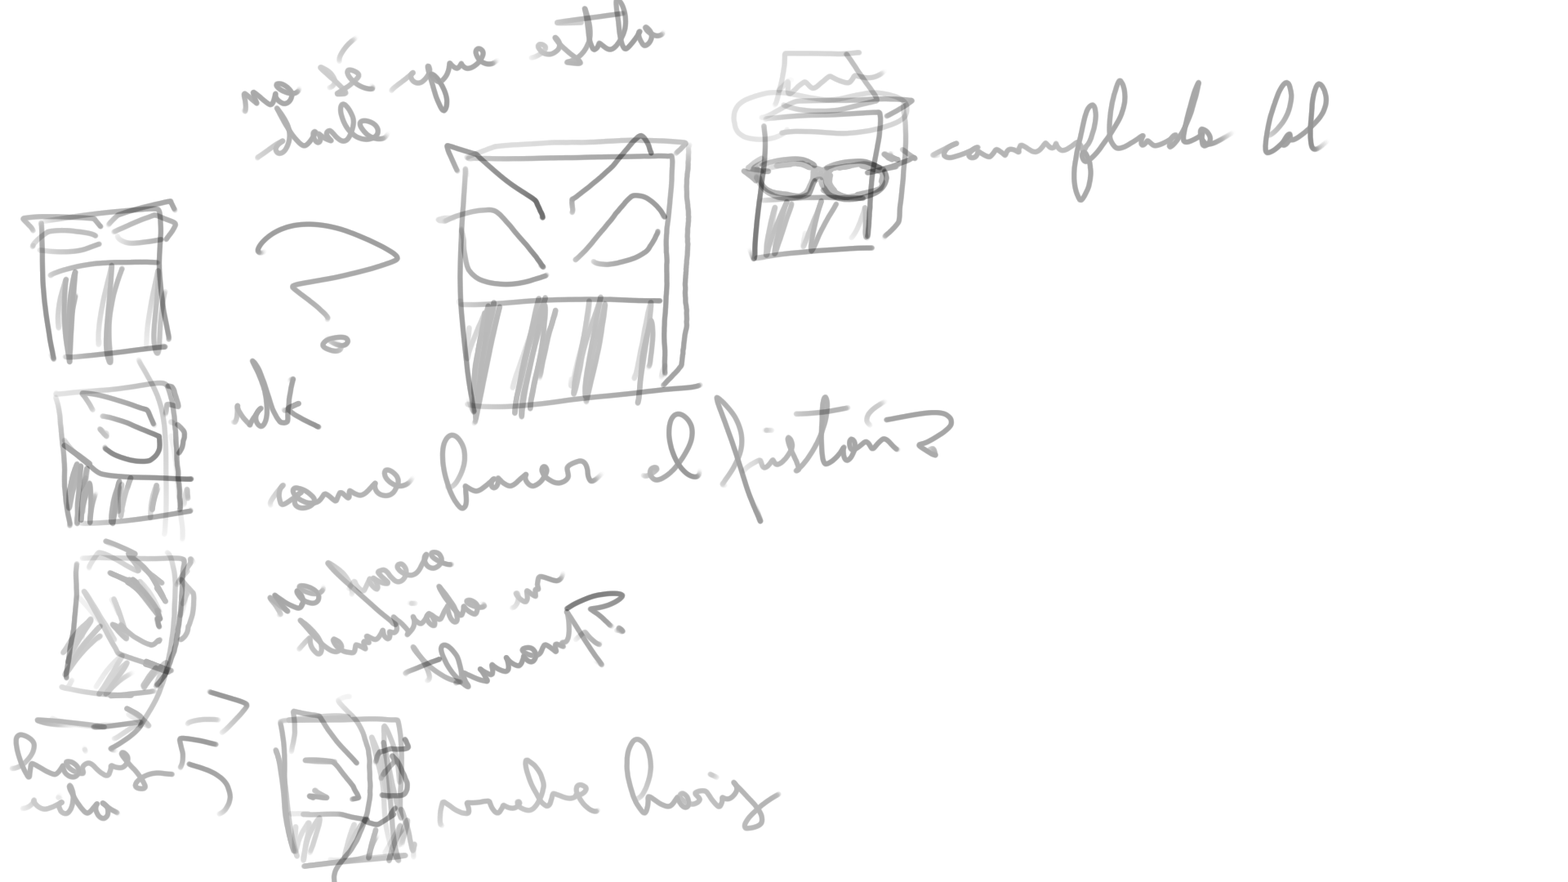
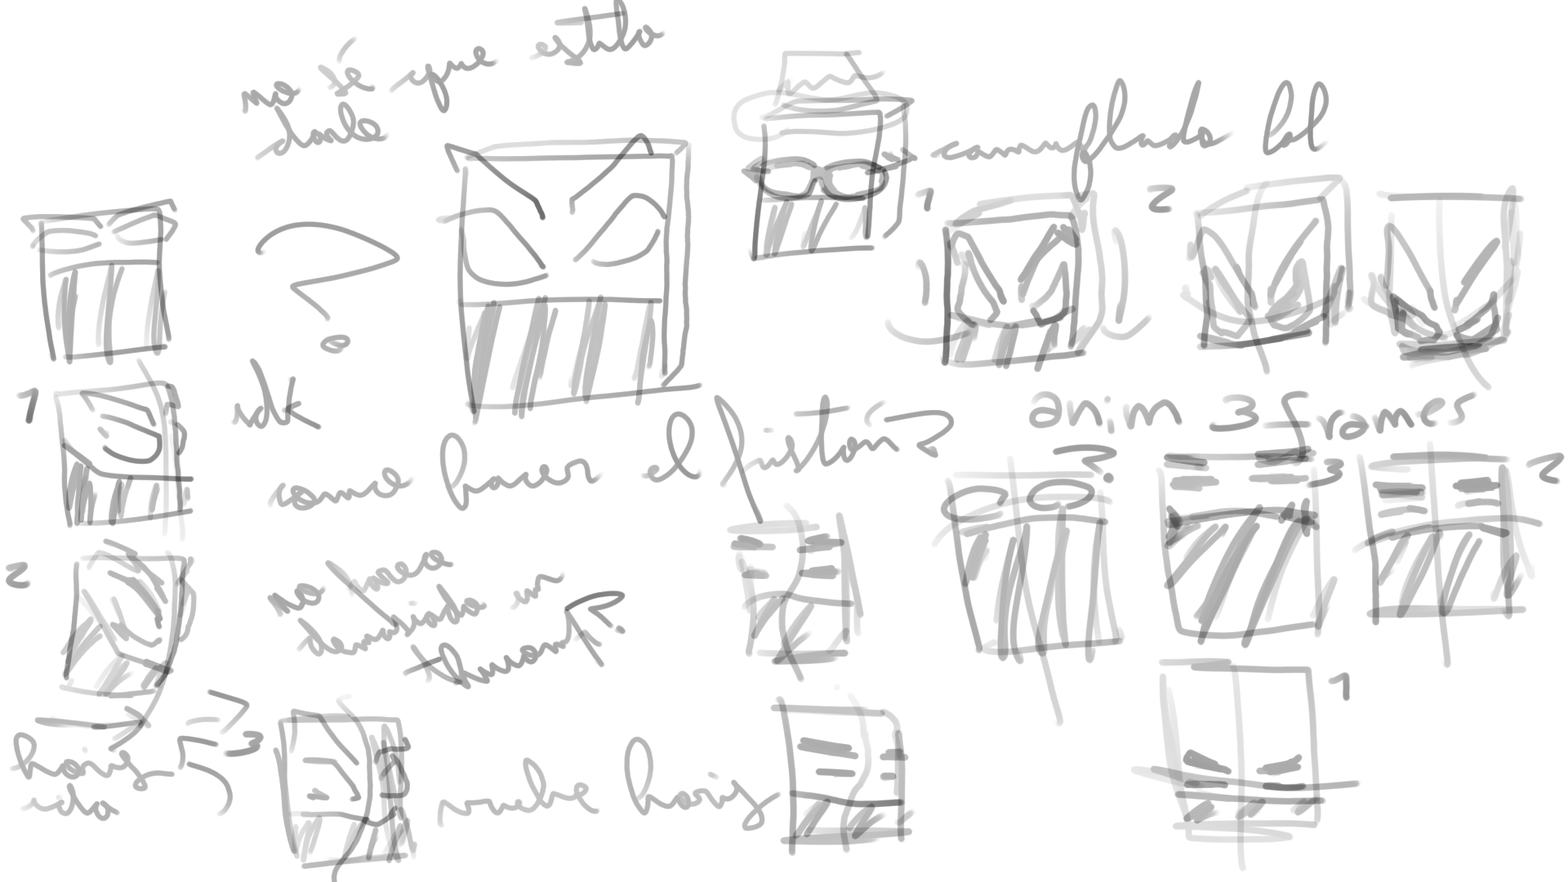
Before/after of a 1568 x 882 layered artwork. What changed in the layer stack:
painted on "Paint Layer 1" over [4, 173, 1565, 872]